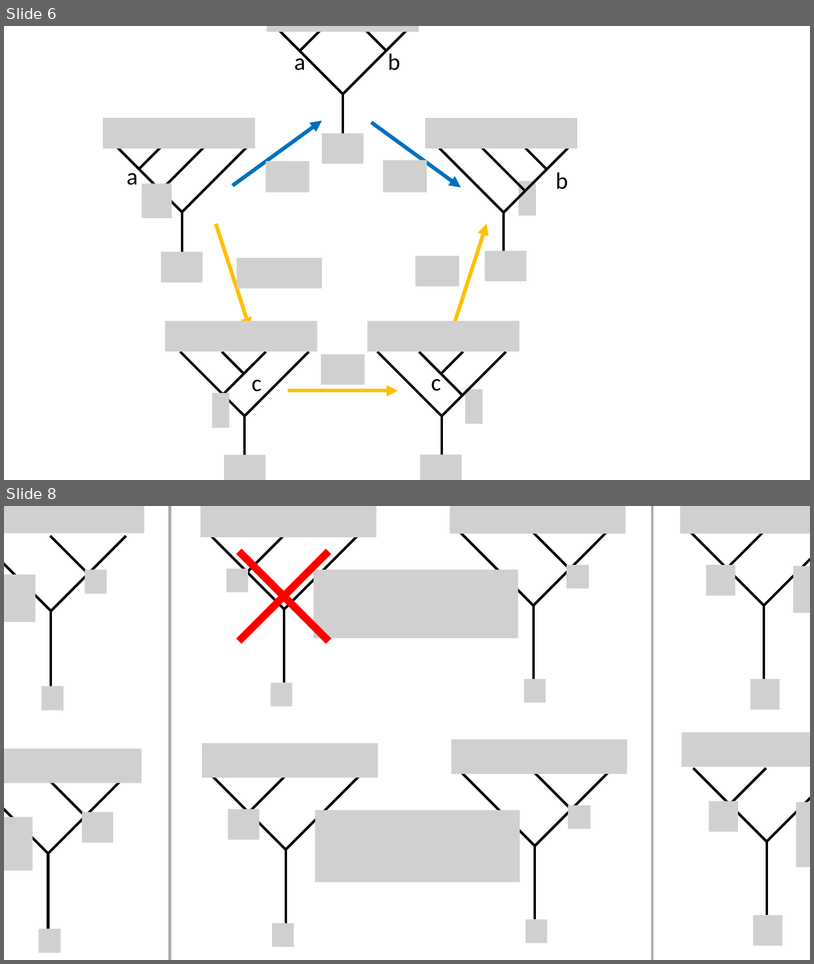
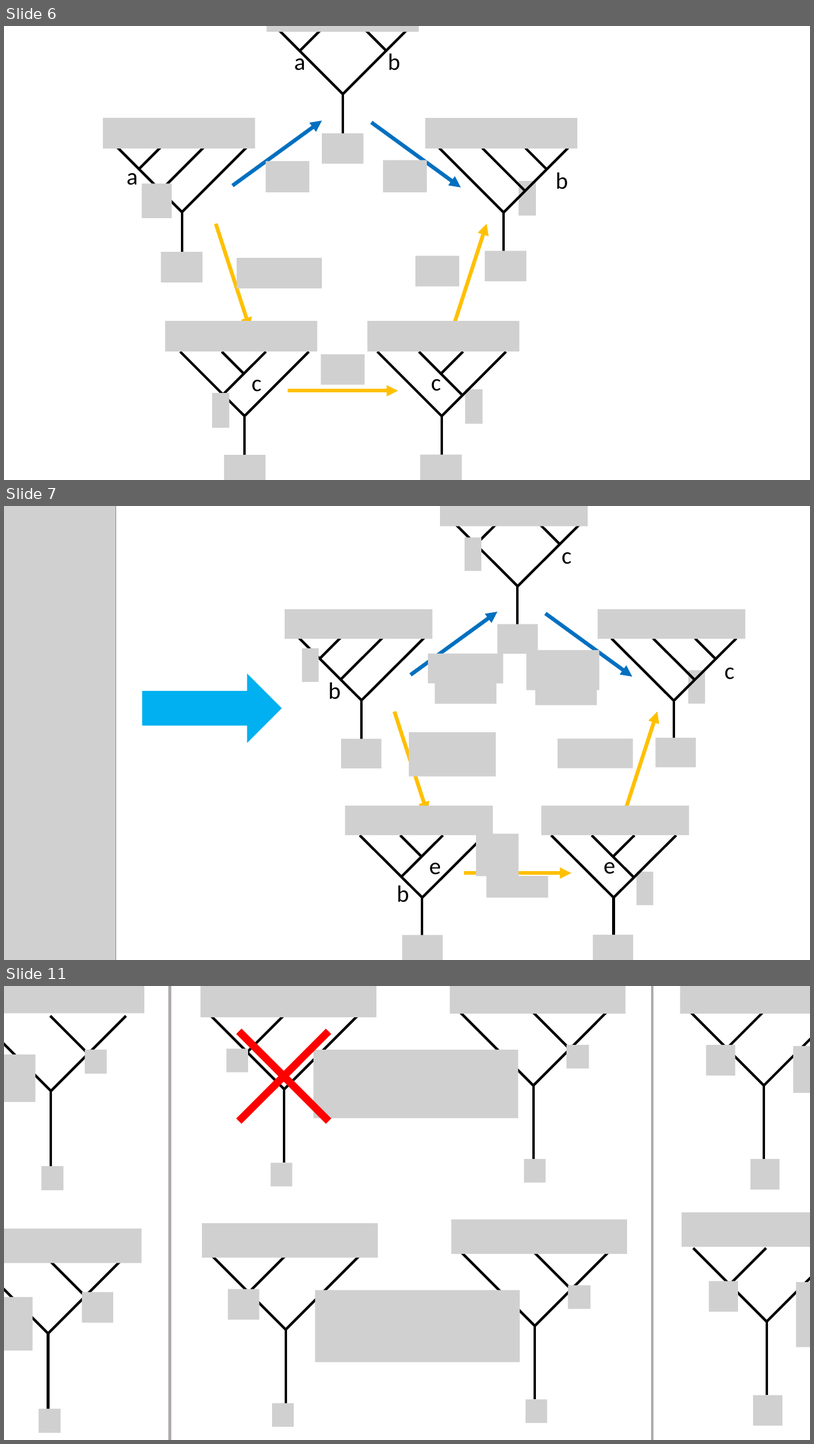
Before and after one commit to yk-liu/yk-liu.github.io, a slide deck: _posts/2019-05-14-Introduction-to-QC-and-TQC-Ising-Anyons/assets/pics.source.pptx. Shown one above the other, each under a label of ours: slides 6 and 8 before the commit, slides 6, 7 and 11 after it; the slides between them are not shown. The pictures are 814x964 and 814x1444 pixels, drawn with LibreOffice and Linux fonts; fonts in the diff are those of the drawing; grey boxes stand for pictures; background and template pictures are left out. Boxes give left, top, right and bottom in pixels: in the first picture for what was removed or moved away, otherwise in the second. Text is boxed around its words. In the diff, an @@ line names an element or a change of style, - is before the commit and + after.

```diff
--- a/_posts/2019-05-14-Introduction-to-QC-and-TQC-Ising-Anyons/assets/pics.source.pptx
+++ b/_posts/2019-05-14-Introduction-to-QC-and-TQC-Ising-Anyons/assets/pics.source.pptx
@@ slide 7 added at box(4, 506, 810, 960), background #FFFFFF @@
@@ picture added at box(4, 506, 116, 960) @@
@@ right arrow added at box(143, 673, 282, 742), fill #00B0F0 @@
@@ group added at box(285, 506, 746, 960): 25 lines, 22 pictures, 6 texts, 5 arrows @@
+b
+c
+e
+b
+e
+c
@@ what was slide 8 is now slide 11 @@
```
Also in this commit, not shown: 4 other slides added, 5 other files.
